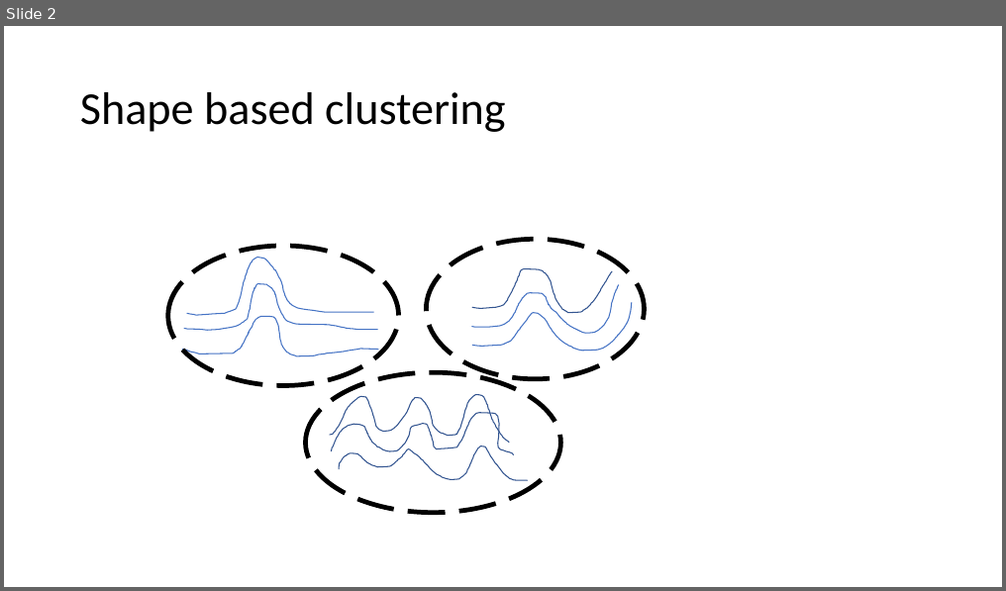
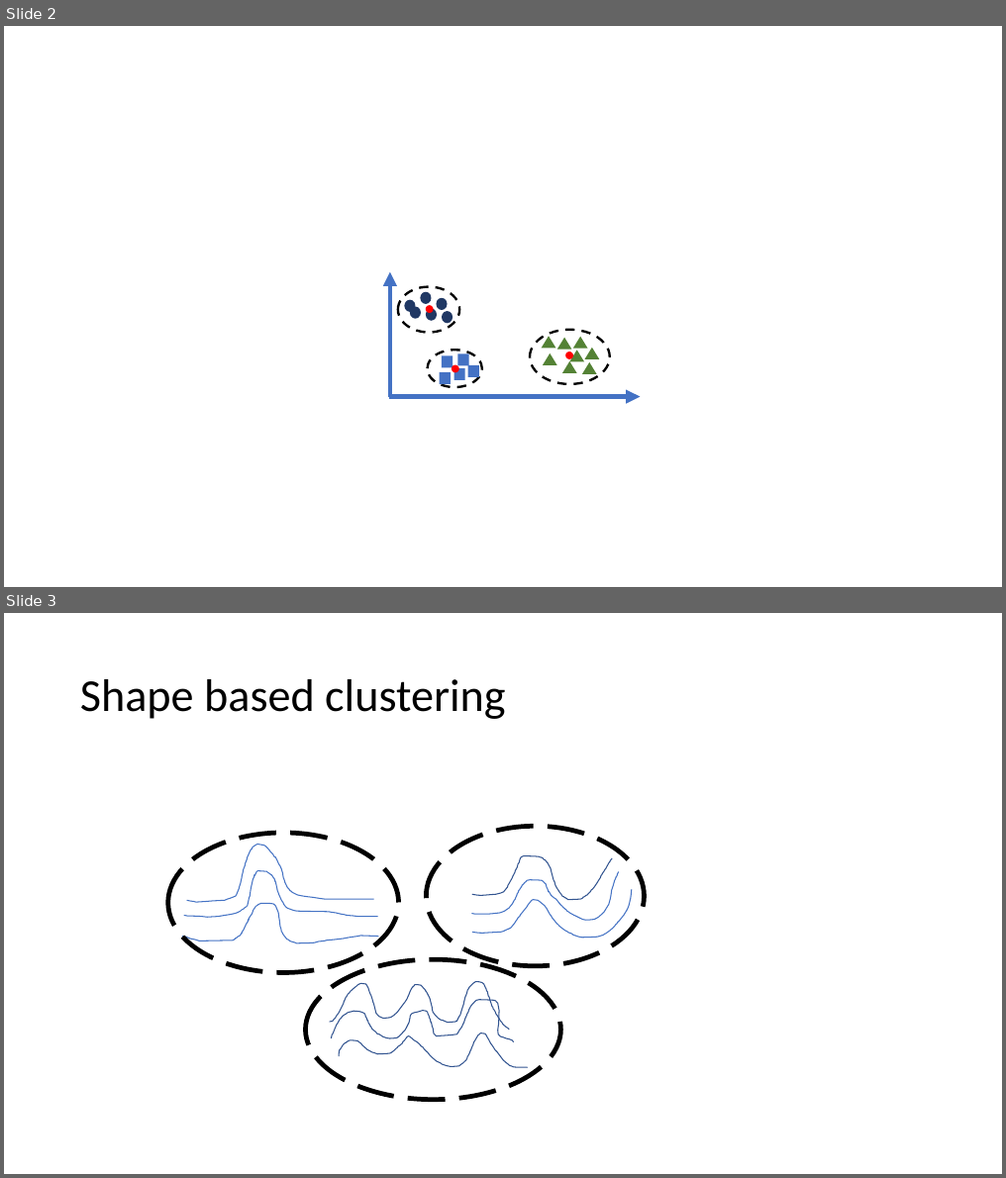
Before and after one commit to philippbeer/unic, a slide deck: 501_final_pres/self_created_sketches.pptx. Shown one above the other, each under a label of ours: slide 2 before the commit, slides 2 and 3 after it. The pictures are 1006x591 and 1006x1178 pixels, drawn with LibreOffice and Linux fonts; fonts in the diff are those of the drawing. Boxes give left, top, right and bottom in pixels: in the first picture for what was removed or moved away, otherwise in the second. Text is boxed around its words. In the diff, an @@ line names an element or a change of style, - is before the commit and + after.

```diff
--- a/501_final_pres/self_created_sketches.pptx
+++ b/501_final_pres/self_created_sketches.pptx
@@ slide 2 added at [4,26,1002,587], background #FFFFFF @@
@@ arrow added from (390, 396) to (390, 273), #4472C4 4.5 pt @@
@@ ellipse added at [398,287,459,333], outline #000000 2.25 pt dashed @@
@@ ellipse added at [420,291,432,304], fill #203864 @@
@@ ellipse added at [405,300,416,312], fill #203864 @@
@@ ellipse added at [410,307,421,319], fill #203864 @@
@@ ellipse added at [426,309,437,321], fill #203864 @@
@@ ellipse added at [426,305,433,313], fill #FF0000 @@
@@ ellipse added at [436,298,448,310], fill #203864 @@
@@ ellipse added at [442,311,453,323], fill #203864 @@
@@ ellipse added at [427,350,481,387], outline #000000 2.25 pt dashed @@
@@ ellipse added at [530,330,610,384], outline #000000 2.25 pt dashed @@
@@ triangle added at [542,336,556,348], fill #548235 @@
@@ triangle added at [557,338,572,350], fill #548235 @@
@@ ellipse added at [565,352,573,360], fill #FF0000 @@
@@ triangle added at [570,350,585,363], fill #548235 @@
@@ triangle added at [573,337,588,349], fill #548235 @@
@@ triangle added at [585,348,600,360], fill #548235 @@
@@ rectangle added at [440,372,450,384], fill #4472C4 @@
@@ rectangle added at [442,356,453,369], fill #4472C4 @@
@@ ellipse added at [451,366,459,372], fill #FF0000 @@
@@ rectangle added at [453,369,465,380], fill #4472C4 @@
@@ rectangle added at [457,354,469,366], fill #4472C4 @@
@@ rectangle added at [468,366,479,377], fill #4472C4 @@
@@ triangle added at [543,354,558,366], fill #548235 @@
@@ triangle added at [562,362,577,373], fill #548235 @@
@@ triangle added at [582,363,597,374], fill #548235 @@
@@ arrow added from (389, 396) to (641, 396), #4472C4 4.5 pt @@
@@ what was slide 2 is now slide 3 @@
```
Also in this commit, not shown: 3 other files.
